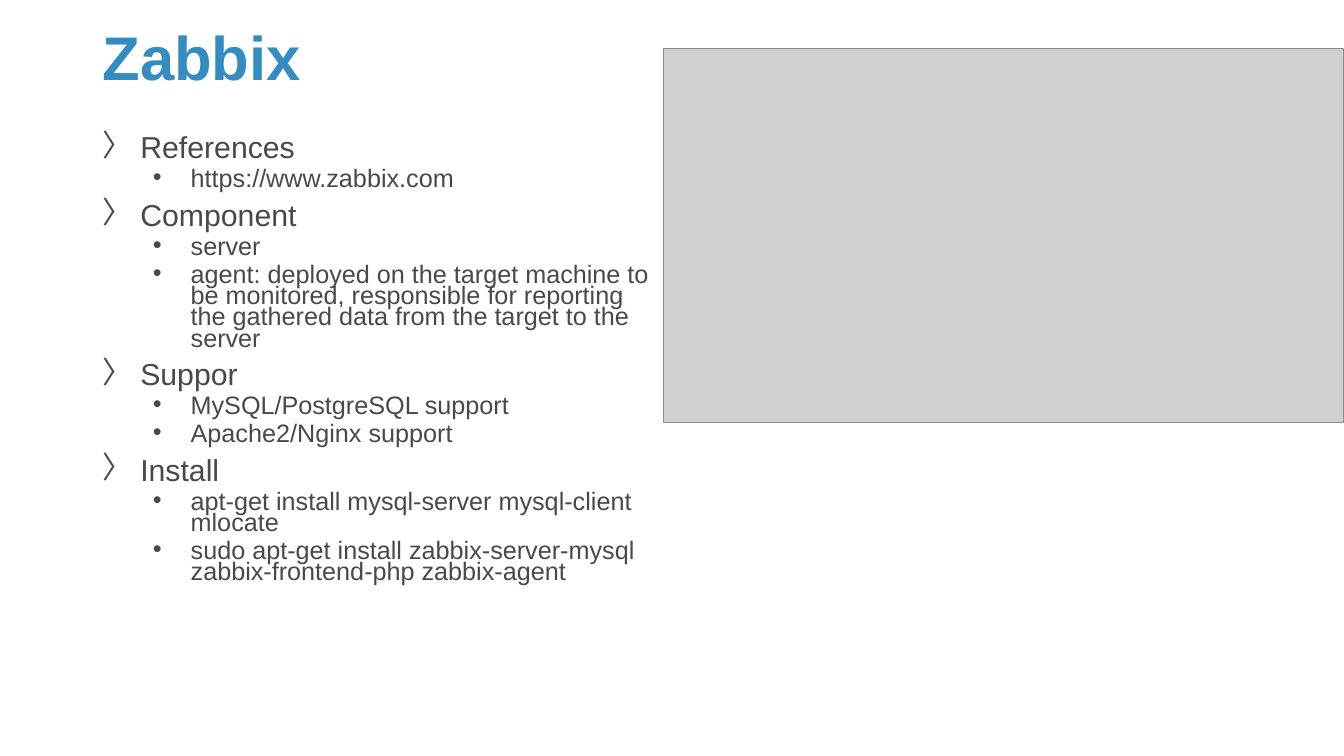
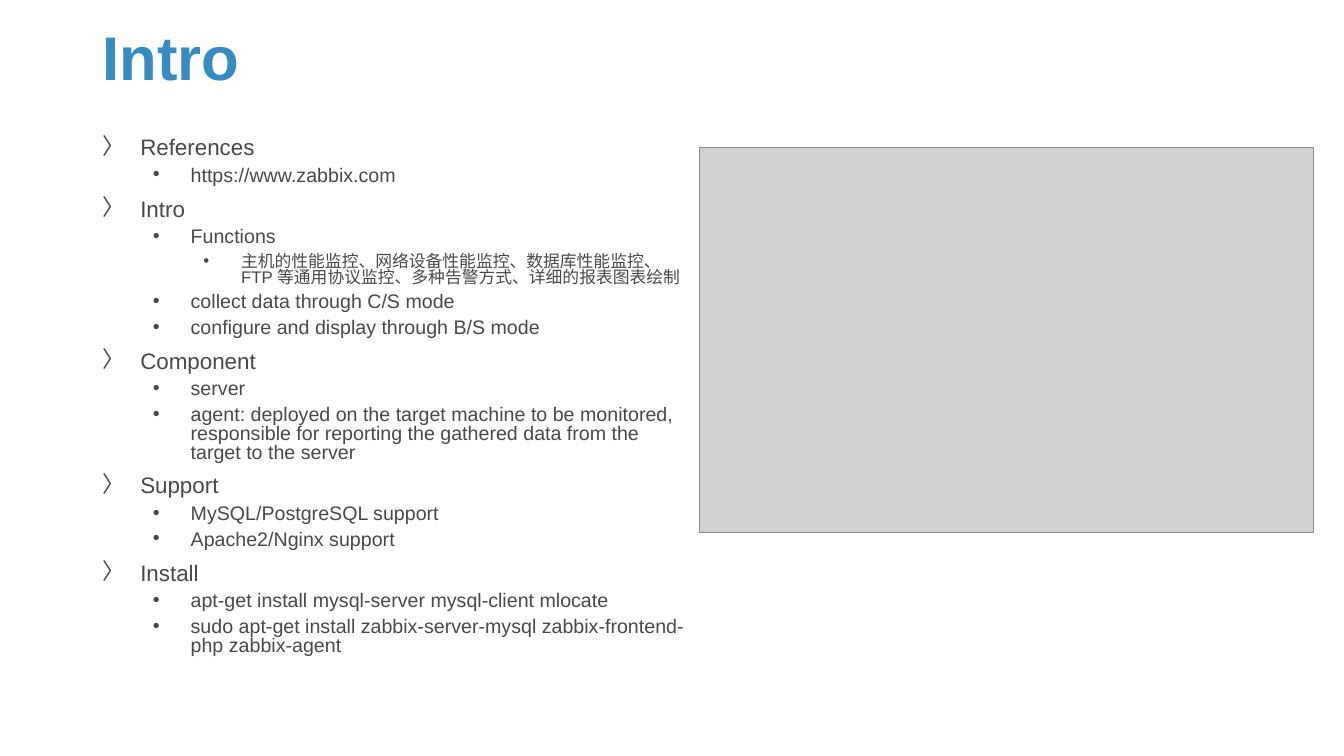
Before and after one commit to Sparks-Lu/TechNotes, a slide deck: slide 33 of Web/Server-Notes.pptx (slide 12 before the commit). Drawn at 1344x756 pixels with LibreOffice and Linux fonts; fonts in the diff are those of the drawing; grey boxes stand for pictures; background and template pictures are left out. Boxes give left, top, right and bottom in pixels: in the first picture for what was removed or moved away, otherwise in the second. Text is boxed around its words. In the diff, an @@ line names an element or a change of style, - is before the commit and + after.

```diff
--- a/Web/Server-Notes.pptx
+++ b/Web/Server-Notes.pptx
@@ title at bbox=[102, 37, 239, 81]: text changed @@
-Zabbix
+Intro
@@ text at bbox=[140, 139, 684, 656]: size 21.6 to 16 pt in "References", "Component", "Install"; size 18 to 14 pt in "https://www.zabbix.com", "server", "agent: deployed on the target machine to ...", "MySQL/PostgreSQL support" and 3 more places; line spacing 0.7 to 0.8 @@
@@ picture: place and size @@
-picture at bbox=[664, 49, 1344, 422]
+picture at bbox=[700, 148, 1314, 532]
@@ text at bbox=[140, 201, 680, 338]: paragraphs added @@
+〉 Intro
+  • Functions
+    • 主机的性能监控、网络设备性能监控、数据库性能监控、FTP 等通用协议监控、多种告警方式、详细的报表图表绘制
+  • collect data through C/S mode
+  • configure and display through B/S mode
@@ text at bbox=[140, 477, 218, 498]: text changed; size 21.6 to 16 pt @@
-〉 Suppor
+〉 Support
```
Also in this commit, not shown: 7 other slides changed, 13 slides added, 28 other files.
